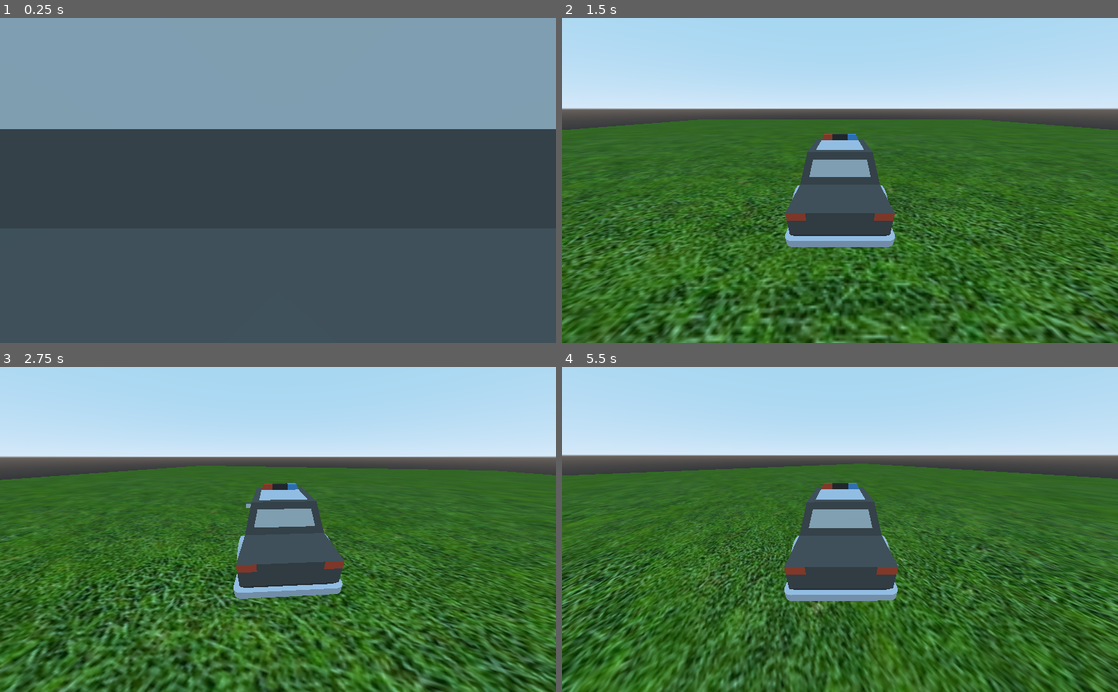
Above: before the commit, frames 1-4 (two rows, left to right).
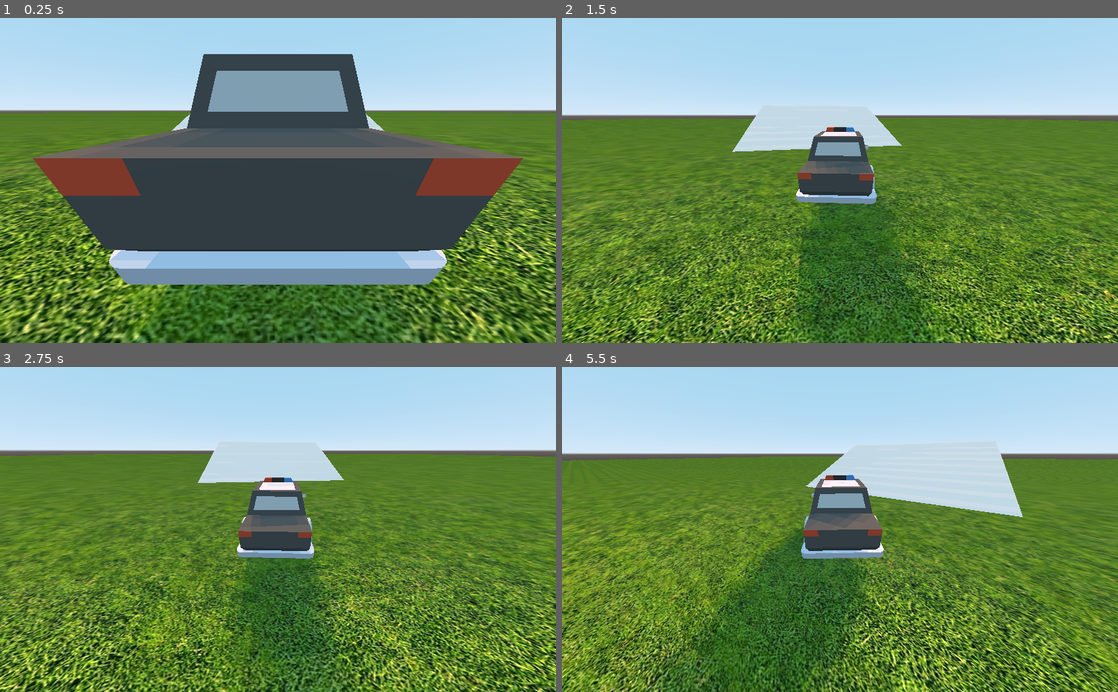
Above: after the commit, the same moments.

Repository: derpyasianpanda/kartzio
Game: Godot game, scene res://main.tscn
Two runs of this game, one before a commit and one after it. Both use one fixed random seed, a clock stepped at 60 frames per second and the inputs below.
Inputs:
- Up to frame 1 (0.25 s): no input
- Up to frame 2 (1.5 s): hold D (right) 0.53-1.28 s; tap Space (jump, bound only after the commit) at 0.6, 0.77, 1.07, 1.35 s; hold S (backward) from 1.28 s (still down)
- Up to frame 3 (2.75 s): tap Space (jump, bound only after the commit) at 1.52, 1.82, 2.1 s; release S (backward) at 2.03 s; hold D (right) from 2.03 s (still down)
- Up to frame 4 (5.5 s): release D (right) at 2.78 s; hold W (forward) 2.78-3.53 s; tap Space (jump, bound only after the commit) at 2.85, 3.02, 3.32, 3.6, 3.77, 4.07, 4.35, 4.52, 4.82, 5.1 s; hold A (left) 3.53-5.03 s; hold S (backward) from 5.03 s (still down)

The runs differ from the first frame. In frame 1, 78% of the frame differs, in the area x 0-100%, y 0-100%; in frame 2, 58%; in frame 3, 62%; in frame 4, 60%.

Commit message:
🙃 Add jank tilt

Diff:
--- a/main.tscn
+++ b/main.tscn
@@ -6,23 +6,23 @@
 
 [sub_resource type="SpatialMaterial" id=1]
 albedo_texture = ExtResource( 2 )
-uv1_scale = Vector3( 10, 10, 10 )
+normal_enabled = true
+normal_scale = 1.0
+normal_texture = ExtResource( 2 )
+uv1_scale = Vector3( 100, 100, 100 )
 
 [sub_resource type="CubeMesh" id=2]
 
 [sub_resource type="BoxShape" id=3]
 
-[node name="Spatial" type="Spatial"]
+[sub_resource type="CubeMesh" id=4]
 
-[node name="Spatial" parent="." instance=ExtResource( 1 )]
+[sub_resource type="BoxShape" id=5]
 
-[node name="Camera" type="Camera" parent="Spatial"]
-transform = Transform( -1, 0, -3.25841e-07, 0, 1, 0, 3.25841e-07, 0, -1, 0, 1.8, -3 )
-fov = 98.0
-script = ExtResource( 3 )
+[node name="Main" type="Spatial"]
 
 [node name="Floor" type="StaticBody" parent="."]
-transform = Transform( 25, 0, 0, 0, 1, 0, 0, 0, 25, 0, -1, 0 )
+transform = Transform( 100, 0, 0, 0, 1, 0, 0, 0, 100, 0, -1, 0 )
 
 [node name="MeshInstance" type="MeshInstance" parent="Floor"]
 material_override = SubResource( 1 )
@@ -31,3 +31,26 @@
 
 [node name="CollisionShape" type="CollisionShape" parent="Floor"]
 shape = SubResource( 3 )
+
+[node name="Camera" type="Camera" parent="."]
+transform = Transform( -1, 0, -3.25841e-07, 0, 1, 0, 3.25841e-07, 0, -1, 0, 1.8, -3 )
+fov = 98.0
+script = ExtResource( 3 )
+
+[node name="DirectionalLight" type="DirectionalLight" parent="."]
+transform = Transform( 1, 0, 0, 0, 0.866025, 0.5, 0, -0.5, 0.866025, 0, 0, 0 )
+light_color = Color( 1, 0.466667, 0.180392, 1 )
+shadow_enabled = true
+
+[node name="Player" parent="." instance=ExtResource( 1 )]
+
+[node name="MeshInstance" type="MeshInstance" parent="."]
+transform = Transform( 5, 0, 0, 0, 0.939693, 1.7101, 0, -0.34202, 4.69846, 0, 0, 8 )
+mesh = SubResource( 4 )
+material/0 = null
+
+[node name="StaticBody" type="StaticBody" parent="MeshInstance"]
+
+[node name="CollisionShape" type="CollisionShape" parent="MeshInstance/StaticBody"]
+transform = Transform( 1, 0, 0, 0, 1, 1.19209e-07, 0, 0, 1, 0, 0, 0 )
+shape = SubResource( 5 )
--- a/project.godot
+++ b/project.godot
@@ -41,6 +41,11 @@
 "events": [ Object(InputEventKey,"resource_local_to_scene":false,"resource_name":"","device":0,"alt":false,"shift":false,"control":false,"meta":false,"command":false,"pressed":false,"scancode":65,"unicode":0,"echo":false,"script":null)
  ]
 }
+jump={
+"deadzone": 0.5,
+"events": [ Object(InputEventKey,"resource_local_to_scene":false,"resource_name":"","device":0,"alt":false,"shift":false,"control":false,"meta":false,"command":false,"pressed":false,"scancode":32,"unicode":0,"echo":false,"script":null)
+ ]
+}
 
 [rendering]
 
--- a/scenes/player/player.gd
+++ b/scenes/player/player.gd
@@ -4,38 +4,51 @@
 const ACCEL = 10
 const DECEL = -8
 const FRICTION = 0.6
-const DRAG = 0.00001
+const DRAG = 0.001
 const TURN_RATE = 1
 
-export var mass = 1000
+export var mass = 1500
+var is_drifting = false
 var velocity = Vector3()
-var handling = .45
+var handling = .65
 var turn = 0
 var force
 
+onready var front_cast: RayCast = $"FrontCast"
+onready var back_cast: RayCast = $"BackCast"
 
 func get_input(delta):
+	handling = .5 if is_drifting else .6
+
 	force = Vector3()
 	var forward = global_transform.basis.z.normalized()
 	var direction = forward.dot(velocity)
 	var speed2D = Vector2(velocity.x, velocity.z).length()
 
-	direction = 0 if abs(direction) <= .05 \
+	direction = max(.4, abs(direction)) if abs(direction) <= 1 \
 		else sign(direction)
 
-	if speed2D > .05:
-		if Input.is_action_pressed("right"):
-			turn += direction * -TURN_RATE * delta
-		if Input.is_action_pressed("left"):
-			turn += direction * TURN_RATE * delta
+	if Input.is_action_pressed("right"):
+		turn += direction * -TURN_RATE * delta
+	if Input.is_action_pressed("left"):
+		turn += direction * TURN_RATE * delta
 
 	if Input.is_action_pressed("forward"):
 		force += ACCEL * forward * mass
 	if Input.is_action_pressed("backward"):
 		force += DECEL * forward * mass
 
+	if Input.is_action_just_pressed("jump"):
+		is_drifting = true
+		if is_on_floor():
+			force += Vector3.UP * mass * 150
+
+	if Input.is_action_just_released("jump"):
+		is_drifting = false
+
 	var friction = \
 		FRICTION * 10 * mass * -velocity.normalized()
+	friction.y = 0
 	var drag = DRAG * -velocity * speed2D
 	if speed2D > .05:
 		force += friction
@@ -54,3 +67,14 @@
 
 	velocity += force / mass * delta
 	velocity = move_and_slide(velocity, Vector3.UP)
+
+	# JANK AF
+	front_cast.force_raycast_update()
+	back_cast.force_raycast_update()
+	var p1 = front_cast.get_collision_point()
+	var p2 = back_cast.get_collision_point()
+	var adj = p2.y - p1.y
+	var hyp = p1.distance_to(p2)
+	var angle = deg2rad(round(rad2deg(acos(adj / hyp) - deg2rad(90))))
+	var tilt = 0.1 if front_cast.is_colliding() and back_cast.is_colliding() else .01
+	$CollisionShape.rotation.x = lerp_angle($CollisionShape.rotation.x, -angle, tilt)
--- a/scenes/player/player.tscn
+++ b/scenes/player/player.tscn
@@ -3,15 +3,20 @@
 [ext_resource path="res://models/police.fbx" type="PackedScene" id=1]
 [ext_resource path="res://scenes/player/player.gd" type="Script" id=2]
 
-[sub_resource type="BoxShape" id=1]
-extents = Vector3( 1, 0.699522, 1.50764 )
+[sub_resource type="CapsuleShape" id=1]
 
-[node name="Spatial" type="KinematicBody"]
+[node name="Player" type="KinematicBody"]
 script = ExtResource( 2 )
 
 [node name="CollisionShape" type="CollisionShape" parent="."]
-transform = Transform( 0.7, 0, 0, 0, -0.9, 8.74228e-08, 0, -7.86805e-08, -1, 0, 0.65, 0 )
+transform = Transform( 0.65, 0, 0, 0, 0.6, 0, 0, 0, 1, 0, 0.65, 0 )
 shape = SubResource( 1 )
 
-[node name="CarModel" parent="." instance=ExtResource( 1 )]
-transform = Transform( 1, 0, 0, 0, 1, 0, 0, 0, 1, 0, 0, -0.8 )
+[node name="CarModel" parent="CollisionShape" instance=ExtResource( 1 )]
+transform = Transform( 1.53846, 0, 0, 0, 1.66667, 0, 0, 0, 1, 0, -1.08333, 0 )
+
+[node name="FrontCast" type="RayCast" parent="."]
+transform = Transform( 1, 0, 0, 0, 1, 0, 0, 0, 1, 0, 0.3, 0.8 )
+
+[node name="BackCast" type="RayCast" parent="."]
+transform = Transform( 1, 0, 0, 0, 1, 0, 0, 0, 1, 0, 0.3, -0.8 )
--- /dev/null
+++ b/scenes/playerV2/playerV2.gd
@@ -0,0 +1,16 @@
+extends VehicleBody
+
+
+# Declare member variables here. Examples:
+# var a = 2
+# var b = "text"
+
+
+# Called when the node enters the scene tree for the first time.
+func _ready():
+	pass # Replace with function body.
+
+
+# Called every frame. 'delta' is the elapsed time since the previous frame.
+#func _process(delta):
+#	pass
--- /dev/null
+++ b/scenes/playerV2/playerV2.tscn
@@ -0,0 +1,35 @@
+[gd_scene load_steps=5 format=2]
+
+[ext_resource path="res://scenes/playerV2/playerV2.gd" type="Script" id=1]
+[ext_resource path="res://models/hatchbackSports.fbx" type="PackedScene" id=2]
+
+[sub_resource type="BoxShape" id=1]
+
+[sub_resource type="GDScript" id=2]
+script/source = "extends Spatial
+
+
+# Declare member variables here. Examples:
+# var a = 2
+# var b = \"text\"
+
+
+# Called when the node enters the scene tree for the first time.
+func _ready():
+	pass # Replace with function body.
+
+
+# Called every frame. 'delta' is the elapsed time since the previous frame.
+#func _process(delta):
+#	pass
+"
+
+[node name="Spatial" type="VehicleBody"]
+script = ExtResource( 1 )
+
+[node name="CollisionShape" type="CollisionShape" parent="."]
+transform = Transform( 0.6, 0, 0, 0, 0.5, 0, 0, 0, 1.3, 0, 0.5, 0 )
+shape = SubResource( 1 )
+
+[node name="hatchbackSports" parent="." instance=ExtResource( 2 )]
+script = SubResource( 2 )
--- a/scripts/camlerp.gd
+++ b/scripts/camlerp.gd
@@ -2,9 +2,9 @@
 
 var vel = Vector3()
 var speed = 3
+onready var car = $"../Player"
 
 func _process(delta):
-	var car = get_parent()
 	var car_pos = car.global_transform.origin
 	var car_dir = car.global_transform.basis.z
 	var new_pos = car_pos - (car_dir * 3.5)
Not shown, added: export_presets.cfg
Not shown: 1 places in main.tscn that only renumber resources
Not shown, changed: textures/grass.jpg.import
